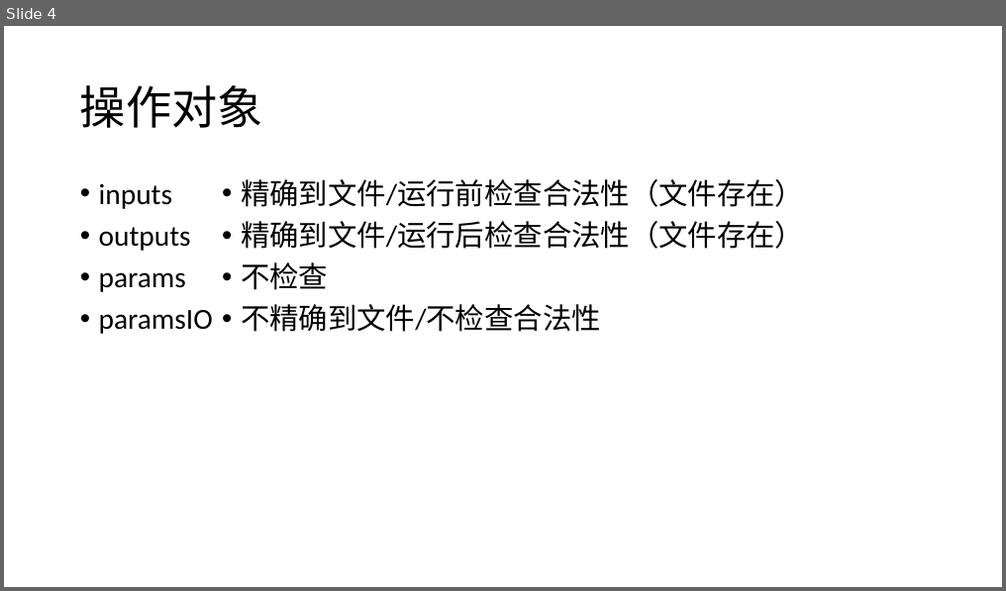
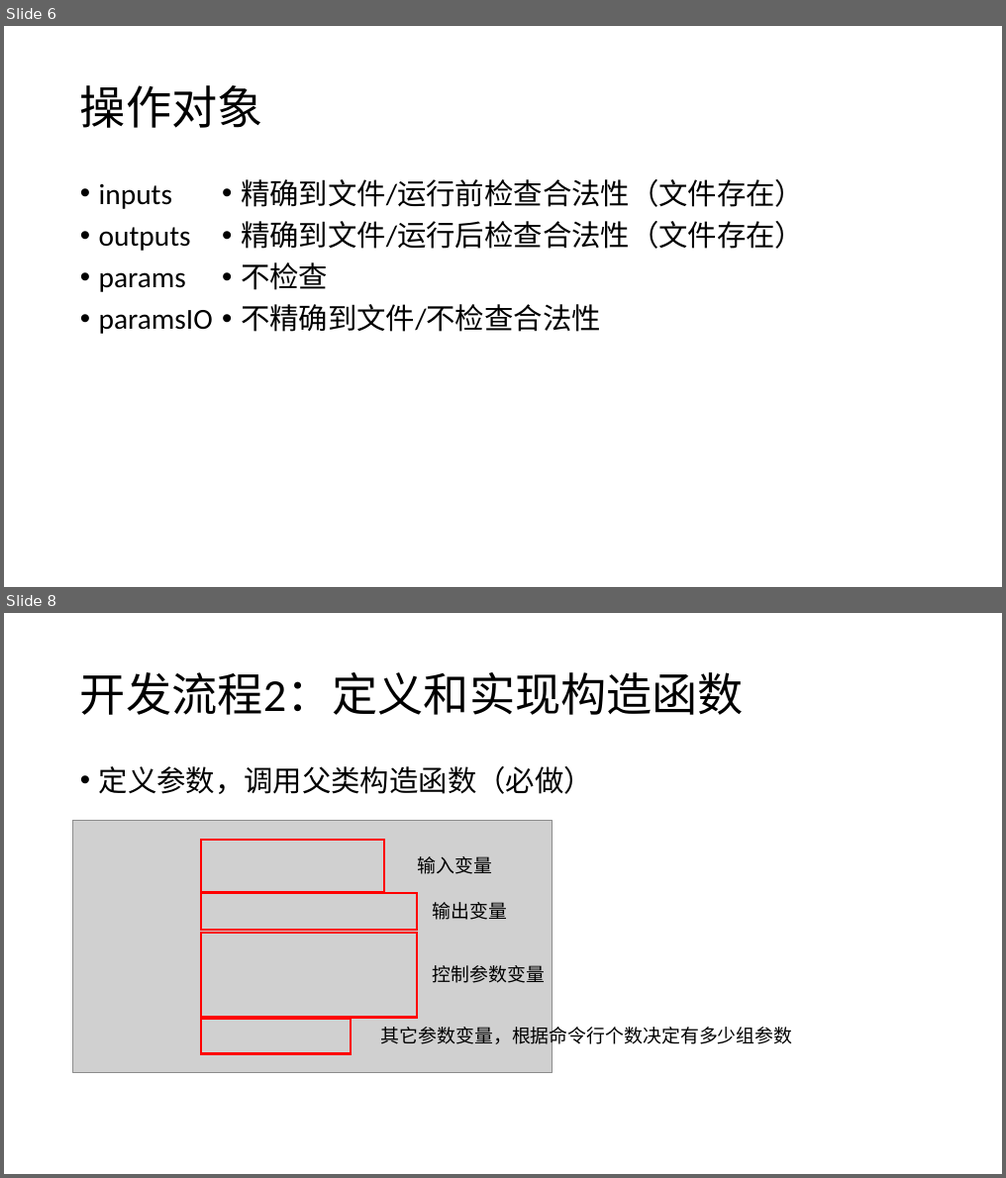
Before and after one commit to chansigit/HCAChina-Doc, a slide deck: 施工文档/开发文档/HCA-China Pipeline Framework 魏征.pptx. Shown one above the other, each under a label of ours: slide 4 before the commit, slides 6 and 8 after it; the slides between them are not shown. The pictures are 1006x591 and 1006x1178 pixels, drawn with LibreOffice and Linux fonts; fonts in the diff are those of the drawing; grey boxes stand for pictures. Boxes give left, top, right and bottom in pixels: in the first picture for what was removed or moved away, otherwise in the second. Text is boxed around its words. In the diff, an @@ line names an element or a change of style, - is before the commit and + after.

Commit message:
update 开发文档

```diff
--- a/施工文档/开发文档/HCA-China Pipeline Framework 魏征.pptx
+++ b/施工文档/开发文档/HCA-China Pipeline Framework 魏征.pptx
@@ slide 8 added at box(4, 613, 1002, 1174), background #FFFFFF @@
@@ title added at box(80, 672, 744, 715), 44 pt, text #000000 @@
+开发流程2：定义和实现构造函数
@@ text added at box(99, 766, 593, 794), 28 pt, text #000000 @@
+• 定义参数，调用父类构造函数（必做）
@@ picture added at box(73, 820, 552, 1073) @@
@@ rectangle added at box(201, 840, 384, 892), outline #FF0000 2.25 pt @@
@@ text added at box(418, 857, 493, 874), 18 pt, text #000000 @@
+输入变量
@@ rectangle added at box(201, 894, 417, 931), outline #FF0000 2.25 pt @@
@@ text added at box(433, 902, 508, 920), 18 pt, text #000000 @@
+输出变量
@@ rectangle added at box(201, 933, 417, 1017), outline #FF0000 2.25 pt @@
@@ text added at box(433, 965, 545, 983), 18 pt, text #000000 @@
+控制参数变量
@@ rectangle added at box(201, 1020, 350, 1055), outline #FF0000 2.25 pt @@
@@ text added at box(381, 1024, 793, 1049), 18 pt, text #000000 @@
+其它参数变量，根据命令行个数决定有多少组参数
@@ what was slide 4 is now slide 6 @@
```
Also in this commit, not shown: 10 other slides added, 1 slide removed.
